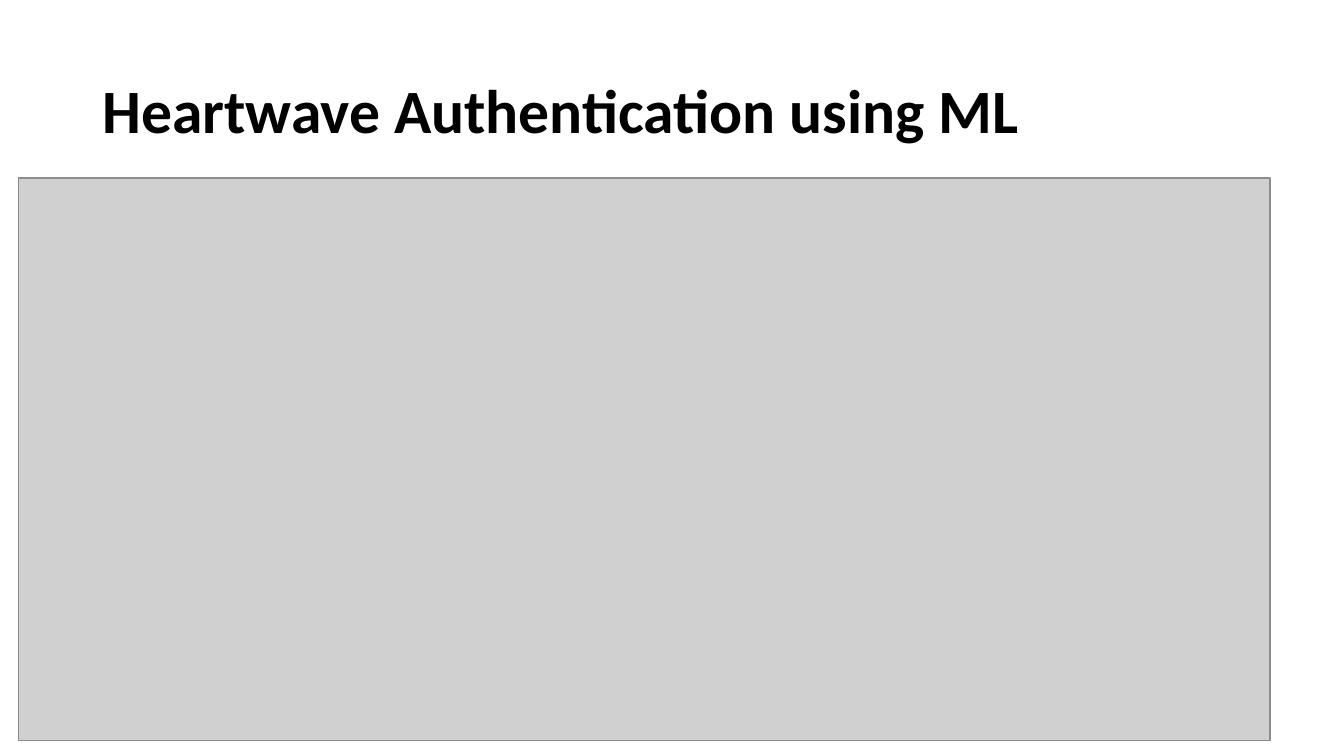
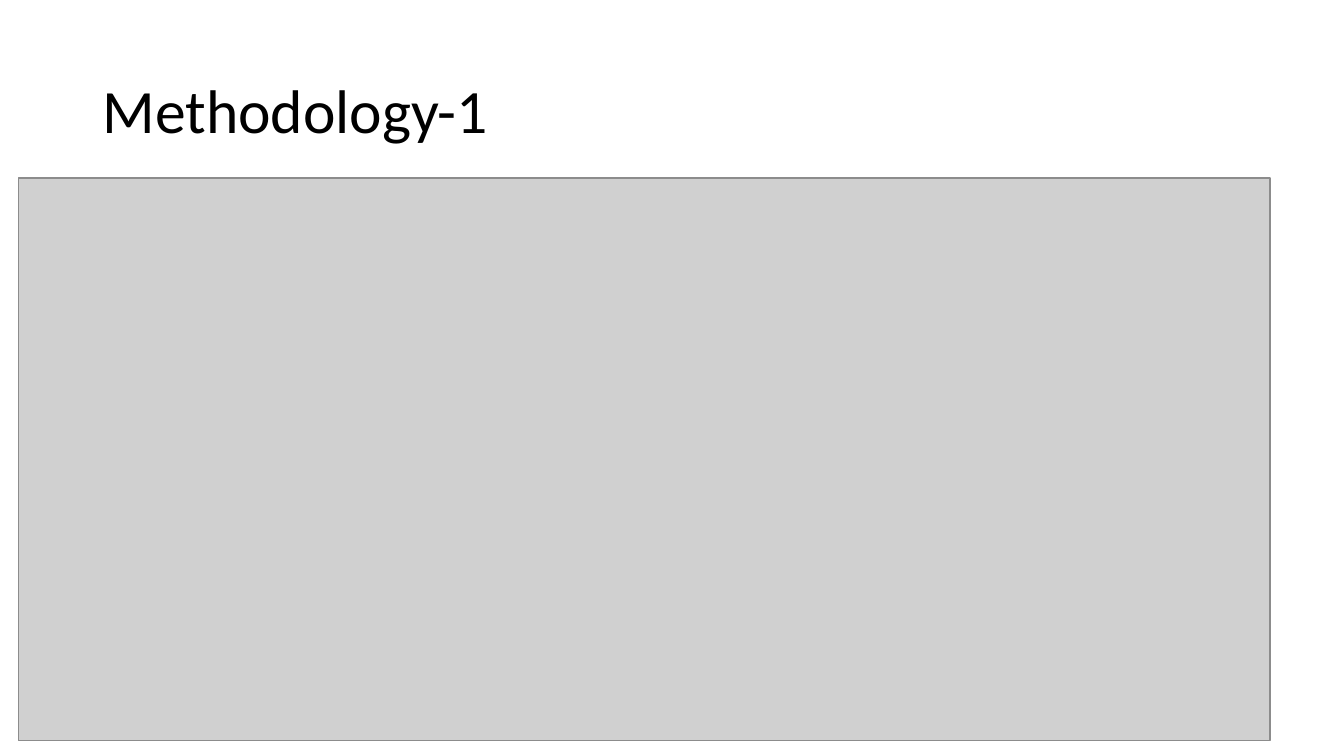
Before and after one commit to uma0441/TwoFactorAuthentication, a slide deck: slide 9 of Final.pptx. Drawn at 1344x756 pixels with LibreOffice and Linux fonts; fonts in the diff are those of the drawing; grey boxes stand for pictures. Boxes give left, top, right and bottom in pixels: in the first picture for what was removed or moved away, otherwise in the second. Text is boxed around its words. In the diff, an @@ line names an element or a change of style, - is before the commit and + after.

```diff
--- a/Final.pptx
+++ b/Final.pptx
@@ title at (x1=102, y1=90, x2=487, y2=144): text changed; bold off @@
-Heartwave Authentication using ML
+Methodology-1
```
Also in this commit, not shown: 3 other slides changed.
